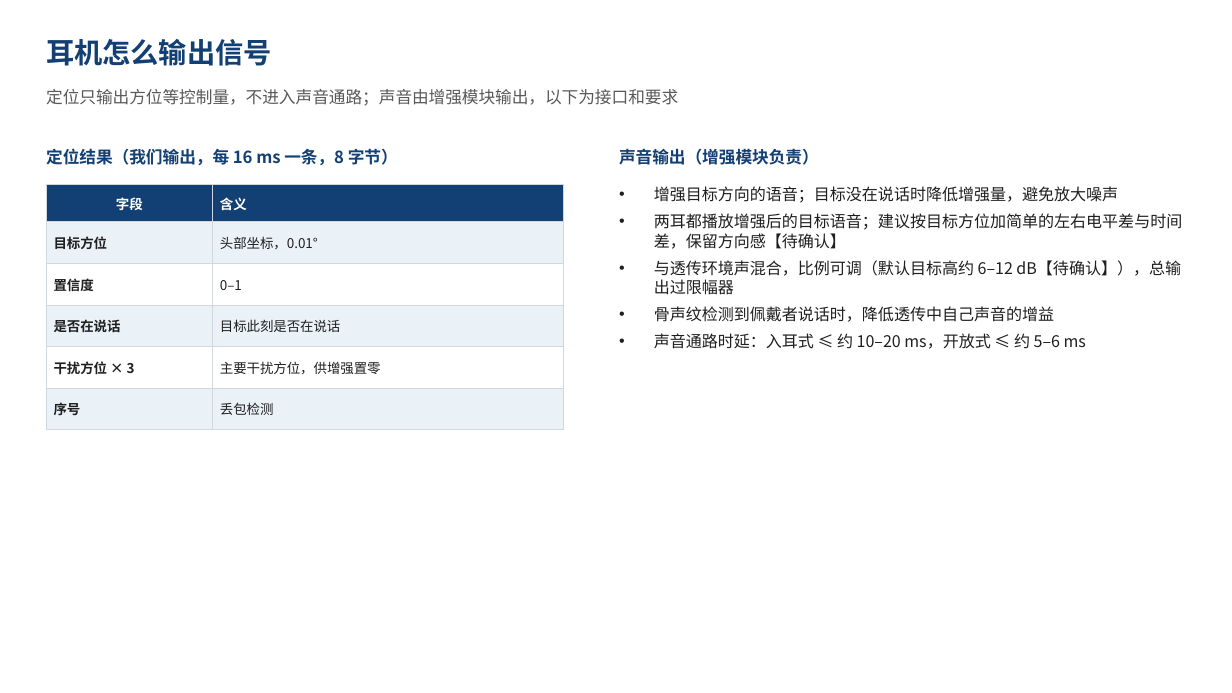
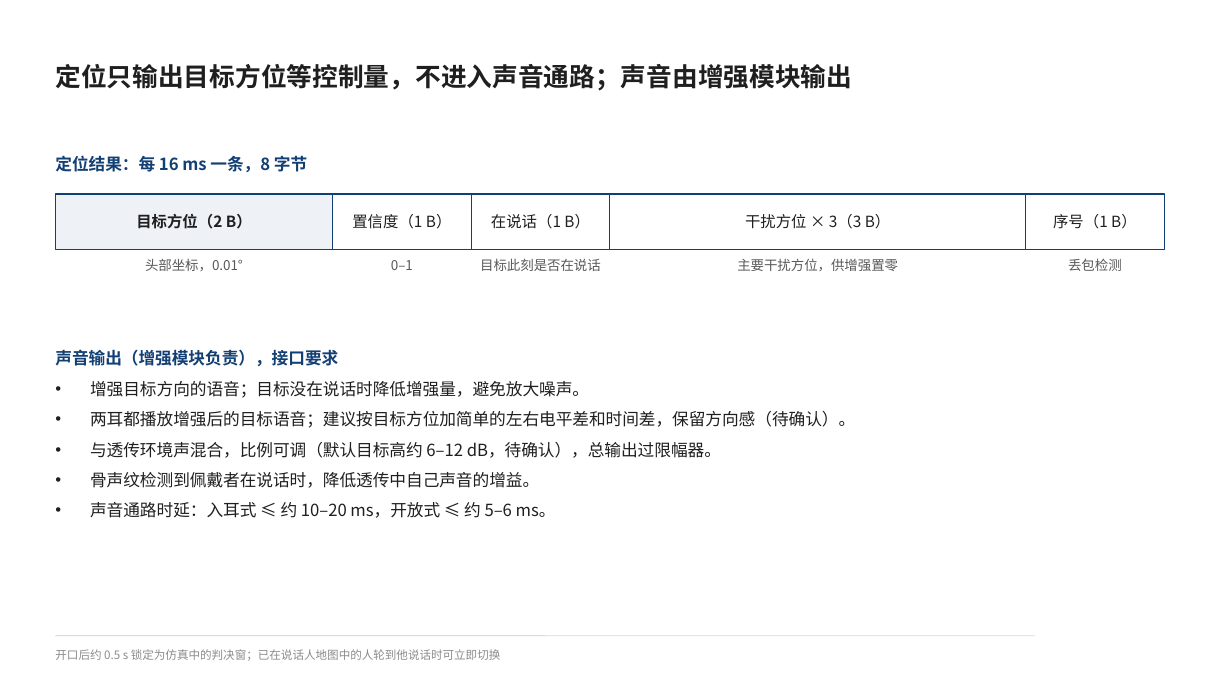
Before and after one commit to ZeroFoxxi/ssl-scene1, a slide deck: slide 10 of 02_耳机声源定位/耳机摄像头听觉辅助_整体设计方案.pptx. Drawn at 1232x693 pixels with LibreOffice and Linux fonts; fonts in the diff are those of the drawing. Boxes give left, top, right and bottom in pixels: in the first picture for what was removed or moved away, otherwise in the second. Text is boxed around its words. In the diff, an @@ line names an element or a change of style, - is before the commit and + after.

```diff
--- a/02_耳机声源定位/耳机摄像头听觉辅助_整体设计方案.pptx
+++ b/02_耳机声源定位/耳机摄像头听觉辅助_整体设计方案.pptx
@@ text removed at <box>46,39,271,66</box> @@
-耳机怎么输出信号
@@ text at <box>55,64,852,91</box>: text changed; size 13 to 20 pt; text colour #595959 to #1F1F1F; bold on @@
-定位只输出方位等控制量，不进入声音通路；声音由增强模块输出，以下为接口和要求
+定位只输出目标方位等控制量，不进入声音通路；声音由增强模块输出
@@ text at <box>55,155,307,172</box>: text changed @@
-定位结果（我们输出，每 16 ms 一条，8 字节）
+定位结果：每 16 ms 一条，8 字节
@@ table removed at <box>46,185,564,419</box>, 6 rows, 2 columns @@
-字段 | 含义
-目标方位 | 头部坐标，0.01°
-置信度 | 0–1
-是否在说话 | 目标此刻是否在说话
-干扰方位 × 3 | 主要干扰方位，供增强置零
-序号 | 丢包检测
@@ rectangle added at <box>55,194,333,250</box>, fill #EEF2F7, outline #134074 1 pt @@
@@ rectangle added at <box>333,194,471,250</box>, fill #FFFFFF, outline #134074 1 pt @@
@@ rectangle added at <box>471,194,610,250</box>, fill #FFFFFF, outline #134074 1 pt @@
@@ rectangle added at <box>610,194,1026,250</box>, fill #FFFFFF, outline #134074 1 pt @@
@@ rectangle added at <box>1026,194,1165,250</box>, fill #FFFFFF, outline #134074 1 pt @@
@@ text added at <box>136,214,252,229</box>, 12 pt, text #1F1F1F, bold @@
+目标方位（2 B）
@@ text added at <box>352,214,452,229</box>, 12 pt, text #1F1F1F @@
+置信度（1 B）
@@ text added at <box>491,214,590,229</box>, 12 pt, text #1F1F1F @@
+在说话（1 B）
@@ text added at <box>745,214,891,229</box>, 12 pt, text #1F1F1F @@
+干扰方位 × 3（3 B）
@@ text added at <box>1053,214,1137,229</box>, 12 pt, text #1F1F1F @@
+序号（1 B）
@@ text added at <box>145,259,243,271</box>, 10.5 pt, text #595959 @@
+头部坐标，0.01°
@@ text added at <box>391,260,413,270</box>, 10.5 pt, text #595959 @@
+0–1
@@ text added at <box>480,258,601,271</box>, 10.5 pt, text #595959 @@
+目标此刻是否在说话
@@ text added at <box>737,258,898,271</box>, 10.5 pt, text #595959 @@
+主要干扰方位，供增强置零
@@ text added at <box>1068,258,1122,271</box>, 10.5 pt, text #595959 @@
+丢包检测
@@ text at <box>55,349,338,366</box>: text changed @@
-声音输出（增强模块负责）
+声音输出（增强模块负责），接口要求
@@ text at <box>90,381,855,518</box>: text changed; size 12.5 to 13 pt @@
-• 增强目标方向的语音；目标没在说话时降低增强量，避免放大噪声
-• 两耳都播放增强后的目标语音；建议按目标方位加简单的左右电平差与时间差，保留方向感【待确认】
-• 与透传环境声混合，比例可调（默认目标高约 6–12 dB【待确认】），总输出过限幅器
-• 骨声纹检测到佩戴者说话时，降低透传中自己声音的增益
-• 声音通路时延：入耳式 ≤ 约 10–20 ms，开放式 ≤ 约 5–6 ms
+• 增强目标方向的语音；目标没在说话时降低增强量，避免放大噪声。
+• 两耳都播放增强后的目标语音；建议按目标方位加简单的左右电平差和时间差，保留方向感（待确认）。
+• 与透传环境声混合，比例可调（默认目标高约 6–12 dB，待确认），总输出过限幅器。
+• 骨声纹检测到佩戴者在说话时，降低透传中自己声音的增益。
+• 声音通路时延：入耳式 ≤ 约 10–20 ms，开放式 ≤ 约 5–6 ms。
@@ line added from (55, 636) to (1035, 636), #D9D9D9 0.75 pt @@
@@ text added at <box>55,649,501,661</box>, 9 pt, text #8C8C8C @@
+开口后约 0.5 s 锁定为仿真中的判决窗；已在说话人地图中的人轮到他说话时可立即切换
```
Also in this commit, not shown: 17 other slides changed, 5 other files.
